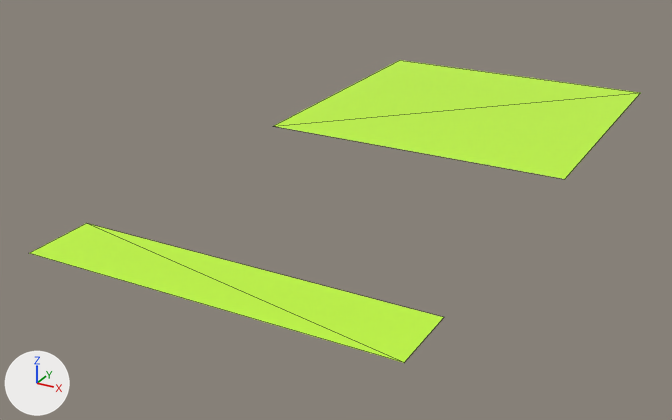
The glTF model assets/models/field.glb: old version first, new version second.
Before and after are seen from a camera (50 mm lens) standing at (226.0, -304.0, 200.0) and looking at (-29.0, 159.0, -31.0). Lighting does not change. The marker at lower left points along +X, +Y and +Z. Mesh edges are drawn as thin lines. Where no turn or scale is listed for an object, it has been applied to the vertices.

The first picture shows 'source', 'target'.
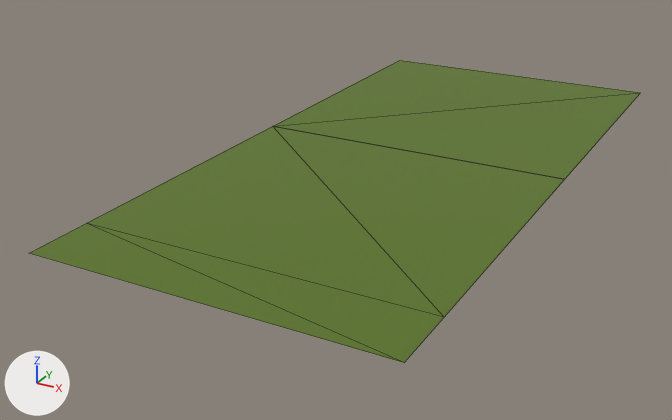
Location of each change, [x1, y1, x2, y2] in pixels of the pictures (672 x 420 px):
'medium', added (green)
    after: [88, 126, 565, 317]
'target', recoloured
    both: [274, 60, 640, 179]
'source', recoloured
    both: [30, 223, 444, 363]

The change, as a diff of the scene's bpy script:
```diff
--- a/assets/models/field.glb.py
+++ b/assets/models/field.glb.py
@@ mat_base @@
 mat_base = principled_material('base')
-mat_base.base_color = (0.548, 0.974, 0.0476)  # green #c3fc3e
+mat_base.base_color = (0.102, 0.174, 0.0118)  # dark green #5a741c
@@ me_plane_001 @@
+me_plane_001.from_pydata([(100.0, -90.0, 0.0), (-100.0, -90.0, 0.0), (100.0, 90.0, 0.0), (-100.0, 90.0, 0.0)], [], [(0, 1, 3), (0, 3, 2)])
+me_plane_001.materials.append(mat_base)  # dark green #5a741c
@@ ob_medium @@
+ob_medium = bpy.data.objects.new('medium', me_plane_001)
+ob_medium.location = (0.0, 110.0, 0.0)
```
